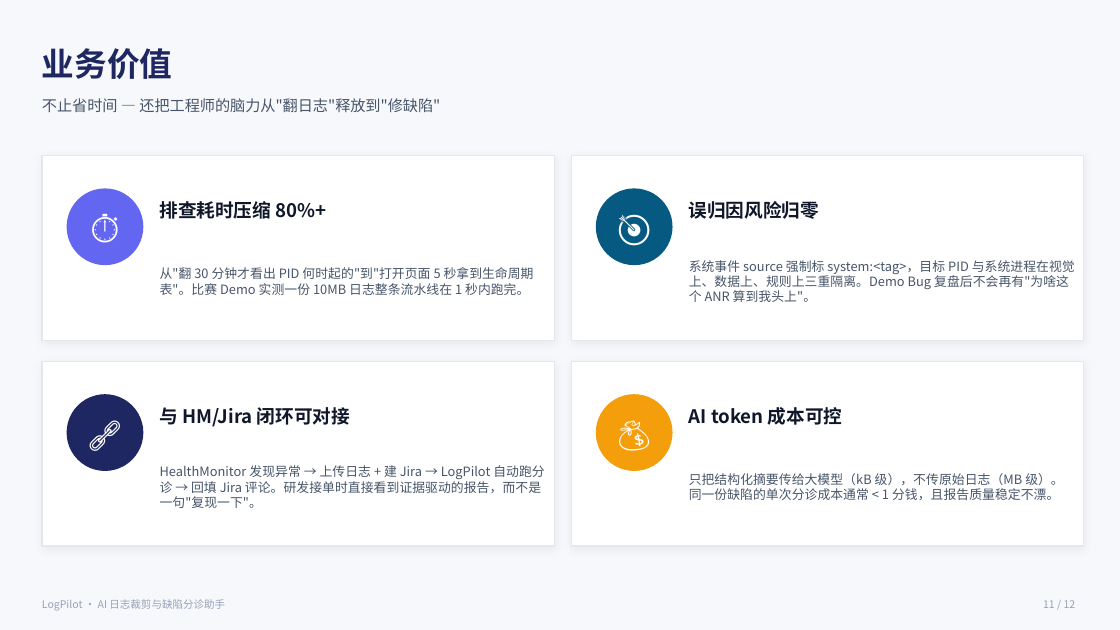
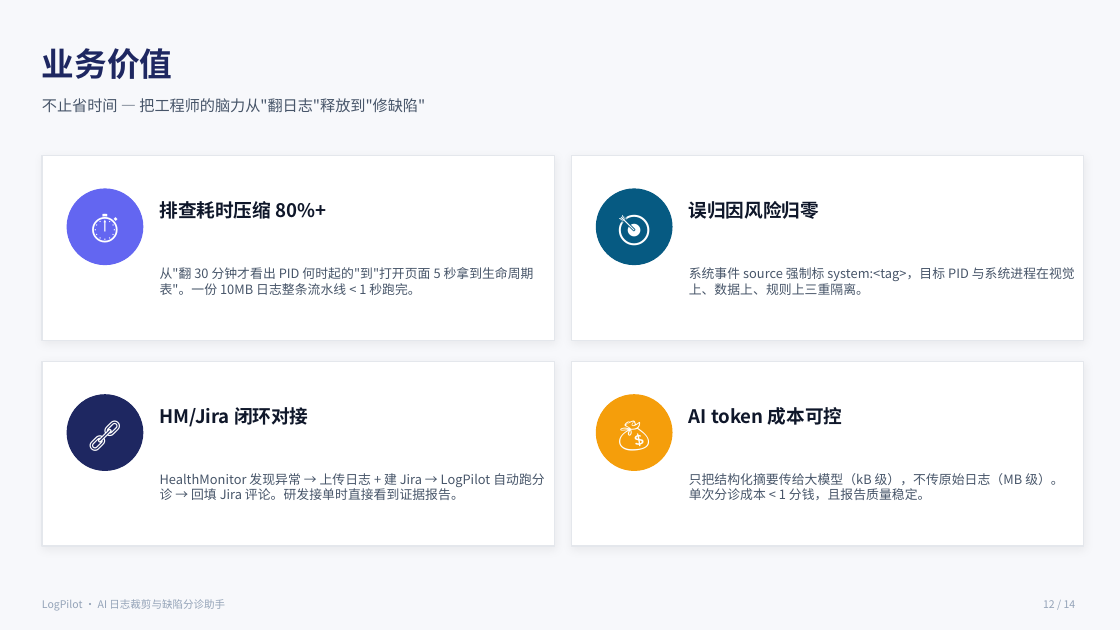
Before and after one commit to caoyuan-fire/LogPilot, a slide deck: slide 12 of ppt-build/LogPilot-项目介绍.pptx (slide 11 before the commit). Drawn at 1120x630 pixels with LibreOffice and Linux fonts; fonts in the diff are those of the drawing. Boxes give left, top, right and bottom in pixels: in the first picture for what was removed or moved away, otherwise in the second. Text is boxed around its words. In the diff, an @@ line names an element or a change of style, - is before the commit and + after.

```diff
--- a/ppt-build/LogPilot-项目介绍.pptx
+++ b/ppt-build/LogPilot-项目介绍.pptx
@@ text at box(42, 98, 425, 113): text changed @@
-不止省时间 — 还把工程师的脑力从"翻日志"释放到"修缺陷"
+不止省时间 — 把工程师的脑力从"翻日志"释放到"修缺陷"
@@ text at box(160, 267, 534, 295): text changed @@
-从"翻 30 分钟才看出 PID 何时起的"到"打开页面 5 秒拿到生命周期表"。比赛 Demo 实测一份 10MB 日志整条流水线在 1 秒内跑完。
+从"翻 30 分钟才看出 PID 何时起的"到"打开页面 5 秒拿到生命周期表"。一份 10MB 日志整条流水线 < 1 秒跑完。
@@ text at box(689, 267, 1075, 295): text changed @@
-系统事件 source 强制标 system:<tag>，目标 PID 与系统进程在视觉上、数据上、规则上三重隔离。Demo Bug 复盘后不会再有"为啥这个 ANR 算到我头上"。
+系统事件 source 强制标 system:<tag>，目标 PID 与系统进程在视觉上、数据上、规则上三重隔离。
@@ text at box(160, 407, 308, 427): text changed @@
-与 HM/Jira 闭环可对接
+HM/Jira 闭环对接
@@ text at box(160, 473, 544, 500): text changed @@
-HealthMonitor 发现异常 → 上传日志 + 建 Jira → LogPilot 自动跑分诊 → 回填 Jira 评论。研发接单时直接看到证据驱动的报告，而不是一句"复现一下"。
+HealthMonitor 发现异常 → 上传日志 + 建 Jira → LogPilot 自动跑分诊 → 回填 Jira 评论。研发接单时直接看到证据报告。
@@ text at box(689, 473, 1064, 500): text changed @@
-只把结构化摘要传给大模型（kB 级），不传原始日志（MB 级）。同一份缺陷的单次分诊成本通常 < 1 分钱，且报告质量稳定不漂。
+只把结构化摘要传给大模型（kB 级），不传原始日志（MB 级）。单次分诊成本 < 1 分钱，且报告质量稳定。
@@ text at box(1043, 600, 1076, 608): text changed @@
-11 / 12
+12 / 14
```
Also in this commit, not shown: 8 other slides changed, 5 slides added, 3 slides removed, 1 other file.
